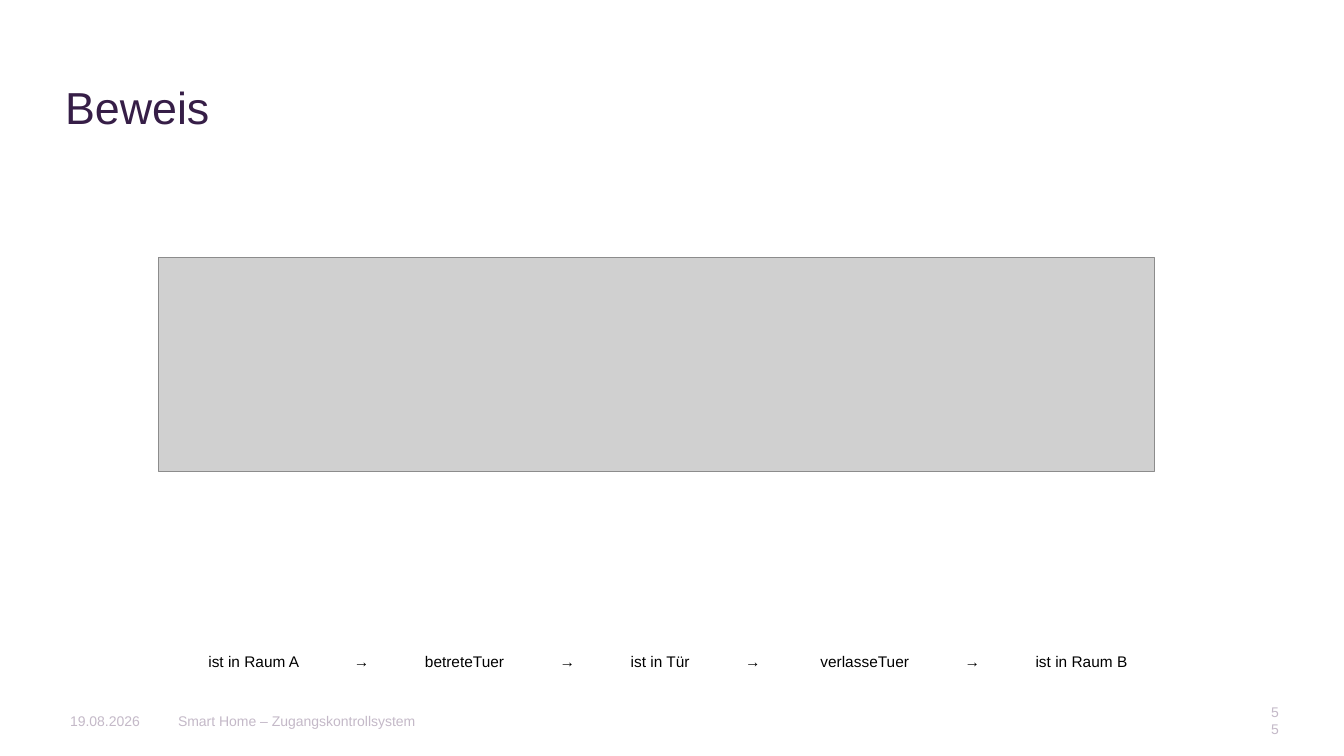
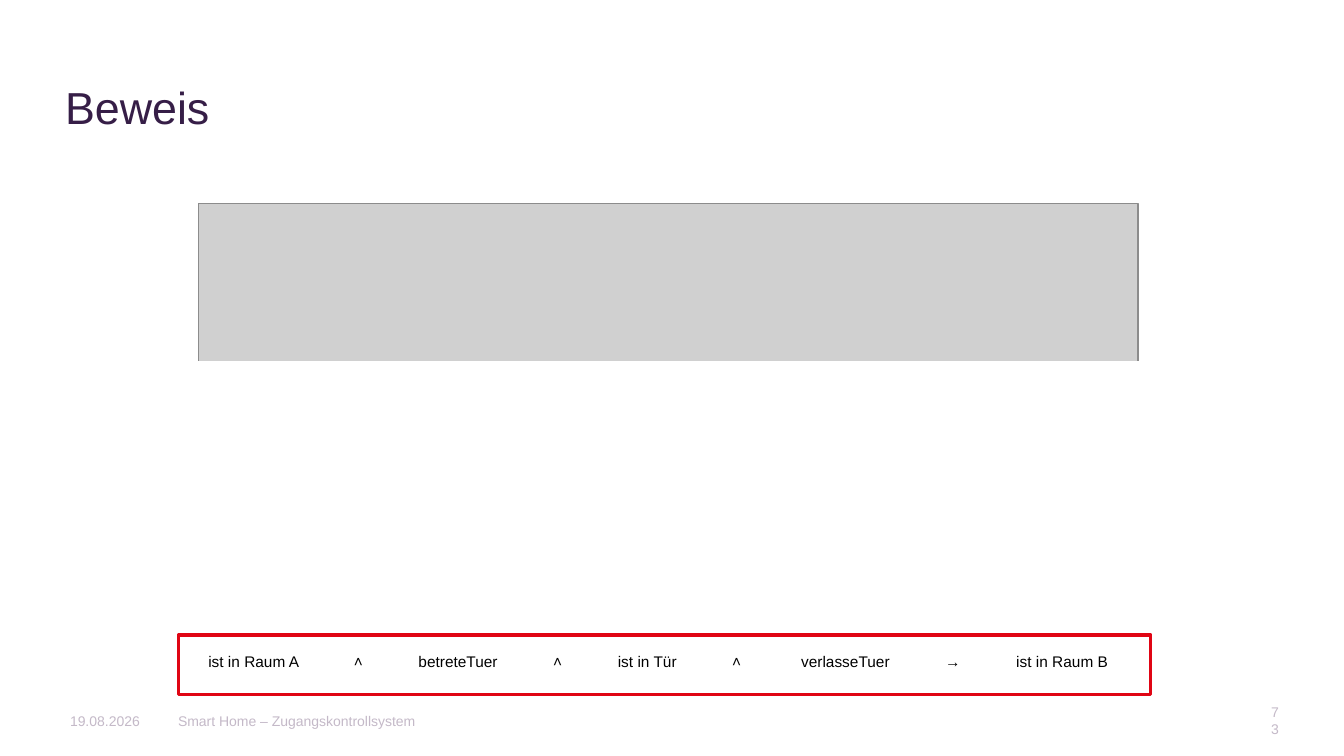
Before and after one commit to AnnaLiviaMartin/rs-smart-home, a slide deck: slide 73 of presentation/Smart_Home_Zugangskontrollsystem.pptx (slide 55 before the commit). Drawn at 1344x756 pixels with LibreOffice and Linux fonts; fonts in the diff are those of the drawing; grey boxes stand for pictures; background and template pictures are left out. Boxes give left, top, right and bottom in pixels: in the first picture for what was removed or moved away, otherwise in the second. Text is boxed around its words. In the diff, an @@ line names an element or a change of style, - is before the commit and + after.

```diff
--- a/presentation/Smart_Home_Zugangskontrollsystem.pptx
+++ b/presentation/Smart_Home_Zugangskontrollsystem.pptx
@@ picture: place and size @@
-picture at (158, 258, 1154, 471)
+picture at (199, 204, 1138, 496)
@@ rectangle added at (178, 361, 1151, 535), fill #FFFFFF, outline #FFFFFF 0 pt @@
@@ rectangle added at (178, 635, 1150, 695), outline #E00514 2.3 pt @@
@@ text at (208, 656, 1108, 667): text changed @@
-ist in Raum A → betreteTuer → ist in Tür → verlasseTuer → ist in Raum B
+ist in Raum A ˄ betreteTuer ˄ ist in Tür ˄ verlasseTuer → ist in Raum B
@@ page number at (1265, 708, 1285, 735): text changed @@
-55
+73
```
Also in this commit, not shown: 31 other slides changed, 18 slides added, 2 other files.
